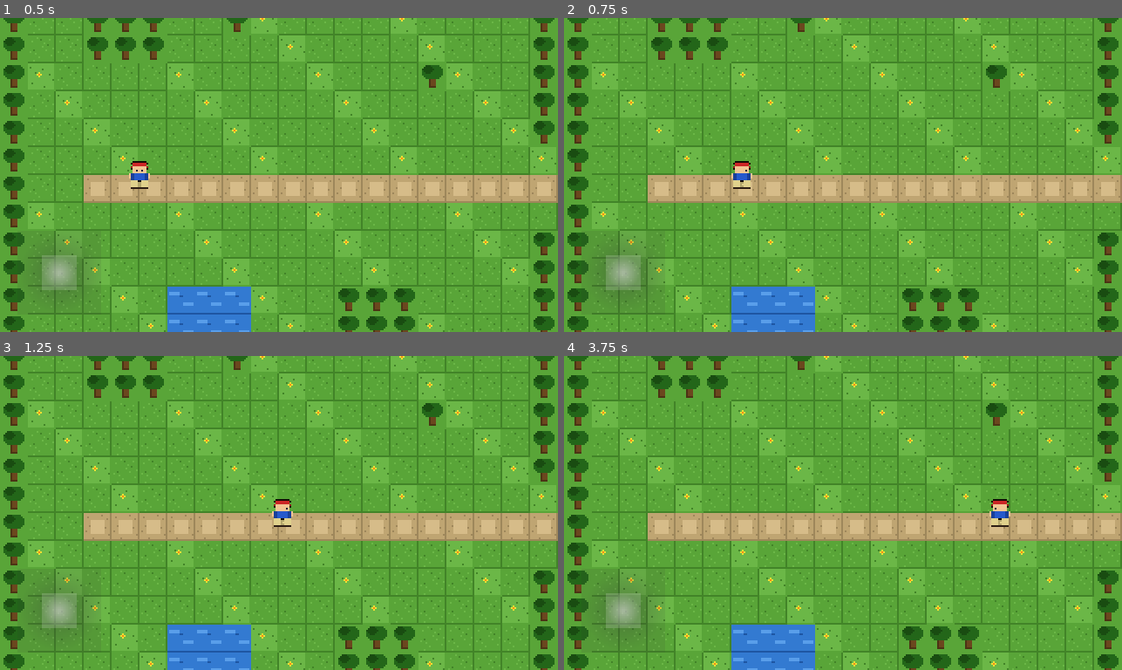
Above: before the commit, frames 1-4 (two rows, left to right).
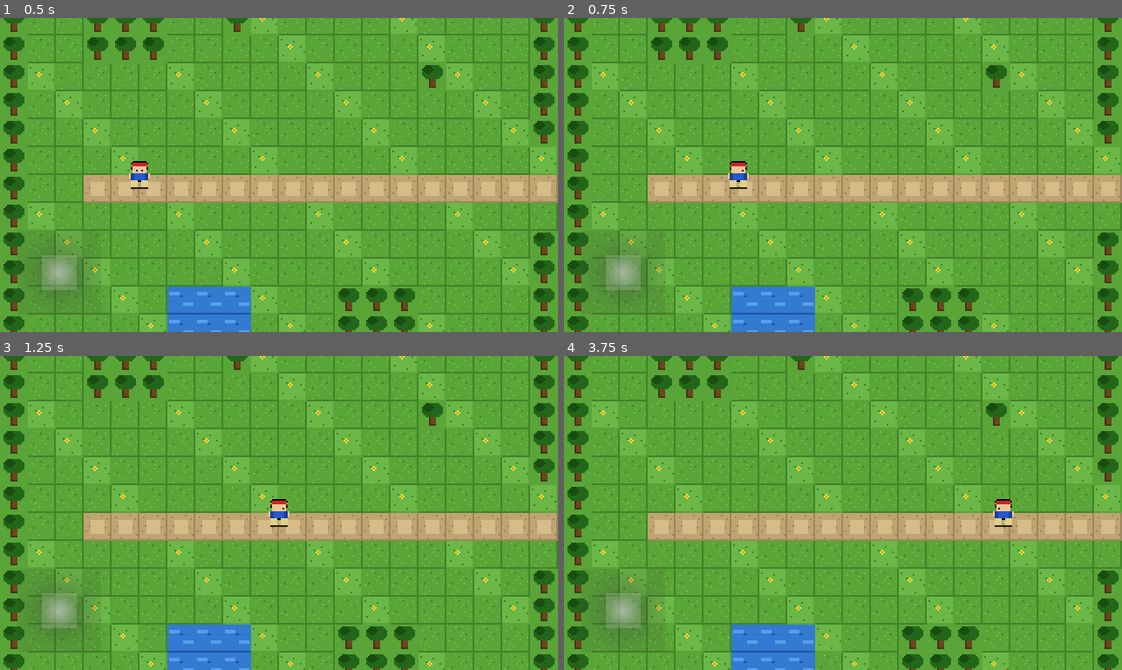
Above: after the commit, the same moments.

Repository: spacecitystudioshtx-creator/dragonbound
Game: Godot game, scene res://scenes/maps/test_map.tscn
The game is run twice, just before and just after one commit, with the same random seed, the same clock (stepped at 60 frames per second) and the same inputs.
Inputs (mouse positions are in pixels of both pictures, inside the frame that each line leads up to):
- Up to frame 1 (0.5 s): no input
- Up to frame 2 (0.75 s): tap Enter (ui_accept) at 0.5 s; move the mouse to (965, 159) at 0.52 s; hold D (move_right) from 0.53 s (still down); click (965, 159) at 0.67 s
- Up to frame 3 (1.25 s): keep holding D (move_right); tap Enter (ui_accept) at 0.77 s
- Up to frame 4 (3.75 s): release D (move_right) at 1.25 s; drag from (731, 528) to (1105, 525) at 1.27 s; tap Enter (ui_accept) at 2, 3.5 s; move the mouse to (898, 443) at 2.02 s; hold D (move_right) 2.03-2.75 s; drag from (815, 575) to (937, 359) at 2.77 s; move the mouse to (1010, 560) at 3.52 s; hold A (move_left) from 3.53 s (still down)

Frame 1 is identical in both runs. In frame 2, 0.2% of the frame differs, in the area x 29-34%, y 45-55%; in frame 3, 0.2%; in frame 4, 0.2%.

Commit message:
Add Pokémon-style turn-before-move mechanic to player movement
When standing still and pressing a new direction, the character faces that
direction (plays idle facing that way) but doesn't step — matching how all
Gen 1-3 Pokémon games handle first-step input. On the very next frame if
the direction is still held, the step fires. Mid-walk chaining is unchanged
(no delay between steps while holding a direction).

Co-Authored-By: Claude Sonnet 4.6 <noreply@anthropic.com>

Diff:
--- a/scripts/player.gd
+++ b/scripts/player.gd
@@ -37,7 +37,7 @@
 	if is_moving:
 		_move_toward_target(delta)
 	else:
-		_try_start_move()
+		_handle_idle_input()
 
 
 ## Move the player toward the target tile position.
@@ -48,7 +48,7 @@
 		position = target_pos
 		is_moving = false
 		tile_stepped.emit()
-		# Immediately check for held input so steps chain without a gap frame
+		# Chain the next step immediately (no turn delay while already walking)
 		_try_start_move()
 		if not is_moving:
 			_play_idle()
@@ -56,7 +56,25 @@
 		position += move_vec.normalized() * SPEED * delta
 
 
-## Read input and start a grid-based move if the way is clear.
+## Called each frame while standing still.
+## Implements the Pokémon turn-before-move mechanic: pressing a new direction
+## faces the character first; only holding it on the next frame begins walking.
+func _handle_idle_input() -> void:
+	var input_dir := _get_input_direction()
+	if input_dir == Vector2.ZERO:
+		_play_idle()
+		return
+	if input_dir != facing:
+		# Turn to face — don't step yet (brief tap just rotates the sprite)
+		facing = input_dir
+		_play_idle()
+		return
+	# Same direction held → begin the step
+	_try_start_move()
+
+
+## Start a grid-based move in the current input direction.
+## Used for step chaining (no turn delay applied here).
 func _try_start_move() -> void:
 	var input_dir := _get_input_direction()
 	if input_dir == Vector2.ZERO:
